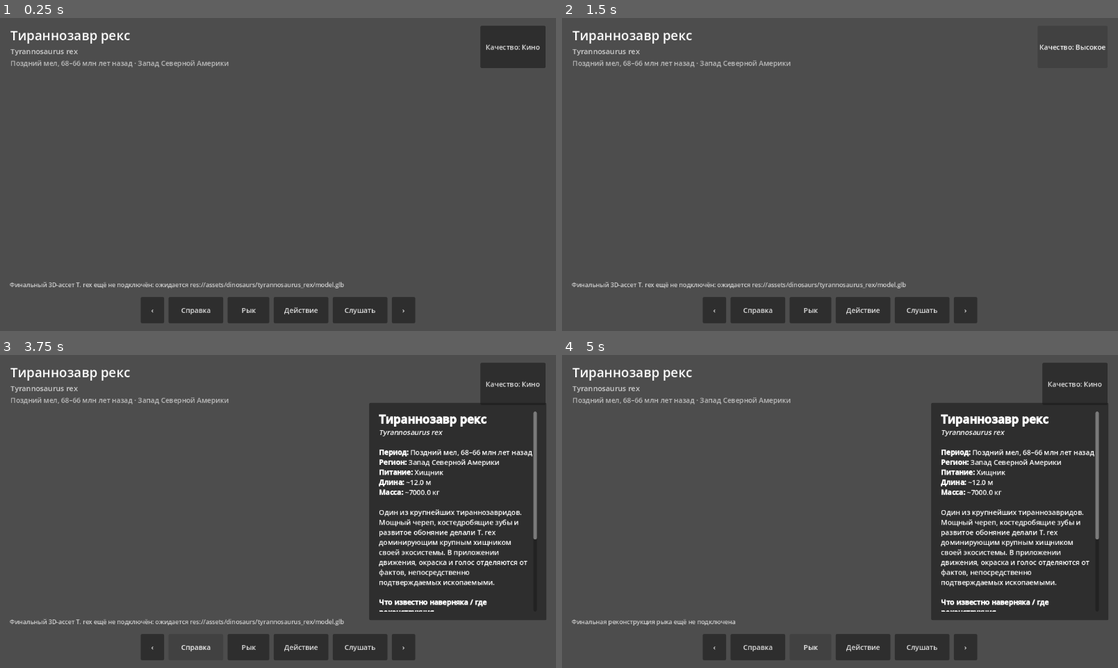
Above: before the commit, frames 1-4 (two rows, left to right).
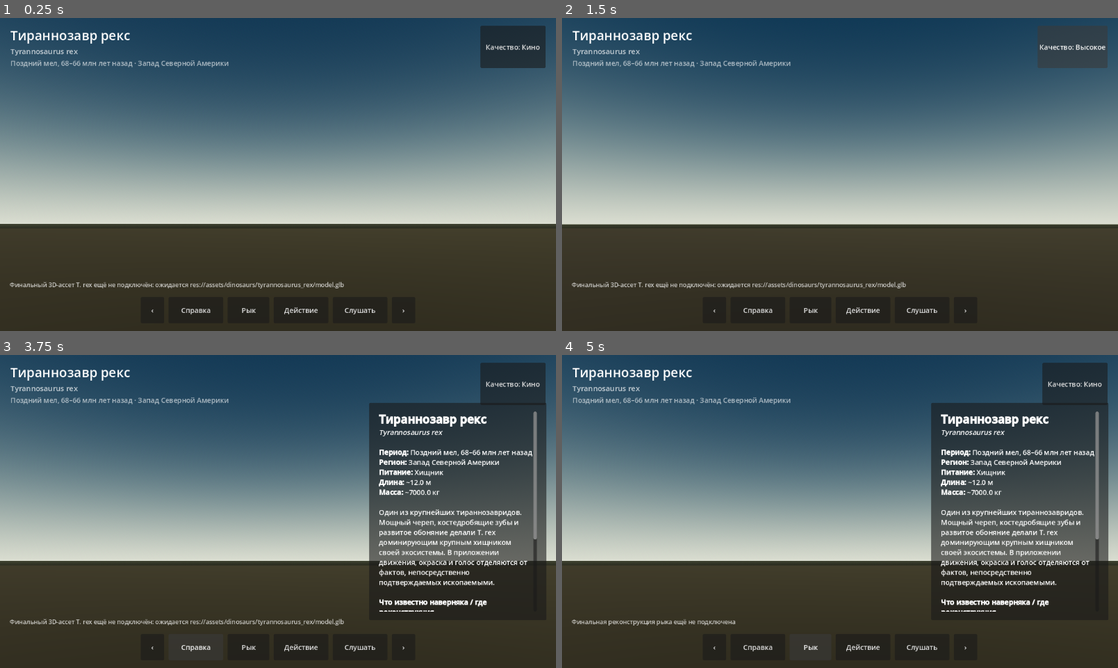
Above: after the commit, the same moments.

Repository: artemkz147-ship-it/RAZNOE147
Game: Godot game, scene res://scenes/main.tscn
Same seed, same stepped clock (60 frames per second), same inputs: the game is played once before the commit and once after it.
Inputs:
- Up to frame 1 (0.25 s): no input
- Up to frame 2 (1.5 s): click "Качество: Кино" at 0.5 s; click "Качество: Производительность" at 1.25 s
- Up to frame 3 (3.75 s): click "Качество: Высокое" at 2 s; click "‹" at 2.75 s; click "Справка" at 3.5 s
- Up to frame 4 (5 s): click "Рык" at 4.25 s

The runs differ from the first frame. In frame 1, 94% of the frame differs, in the area x 0-100%, y 0-100%; in frame 2, 94%; in frame 3, 79%; in frame 4, 80%.

Commit message:
dino: attach cinematic fallback stage

Diff:
--- a/scenes/main.tscn
+++ b/scenes/main.tscn
@@ -1,10 +1,14 @@
-[gd_scene load_steps=3 format=3]
+[gd_scene load_steps=4 format=3]
 
 [ext_resource type="Script" path="res://scripts/main.gd" id="1_main"]
 [ext_resource type="Script" path="res://scripts/orbit_camera.gd" id="2_camera"]
+[ext_resource type="Script" path="res://scripts/scene_stage.gd" id="3_stage"]
 
 [node name="Main" type="Node3D"]
 script = ExtResource("1_main")
+
+[node name="Stage" type="Node3D" parent="."]
+script = ExtResource("3_stage")
 
 [node name="EnvironmentSlot" type="Node3D" parent="."]
 
